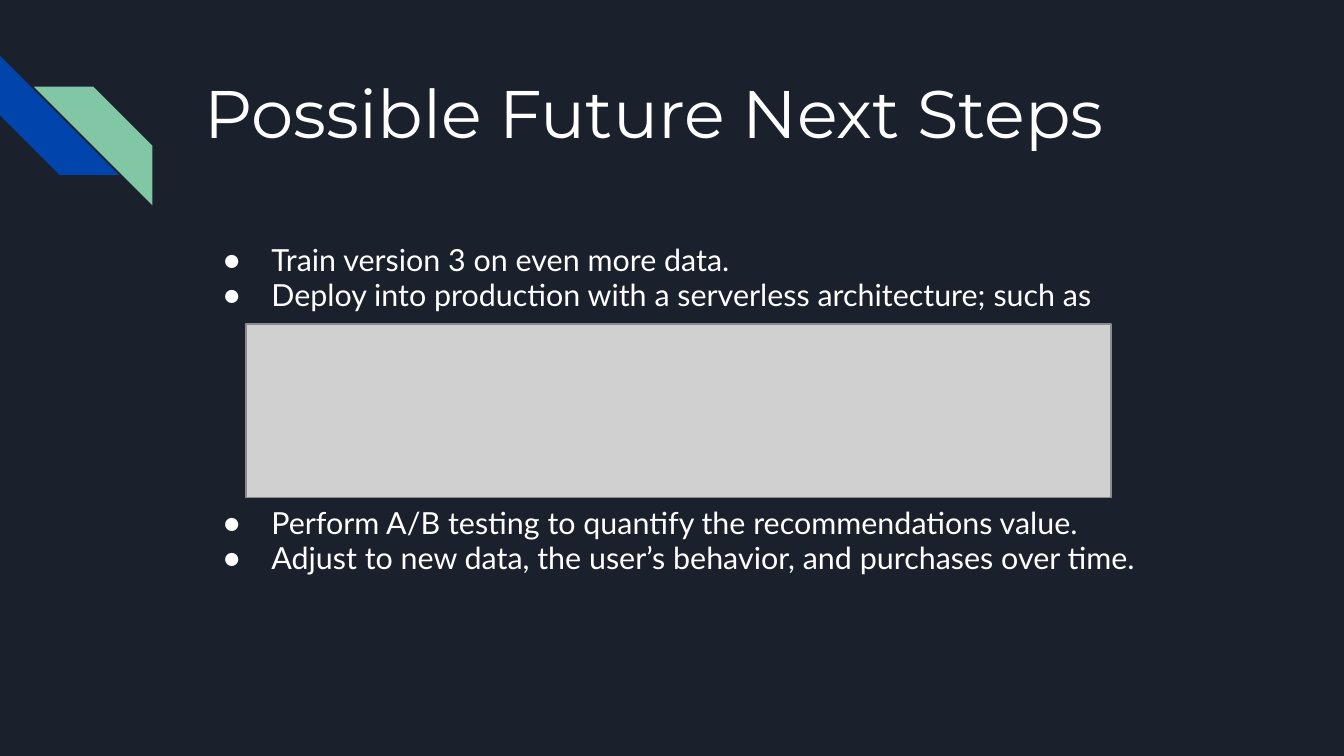
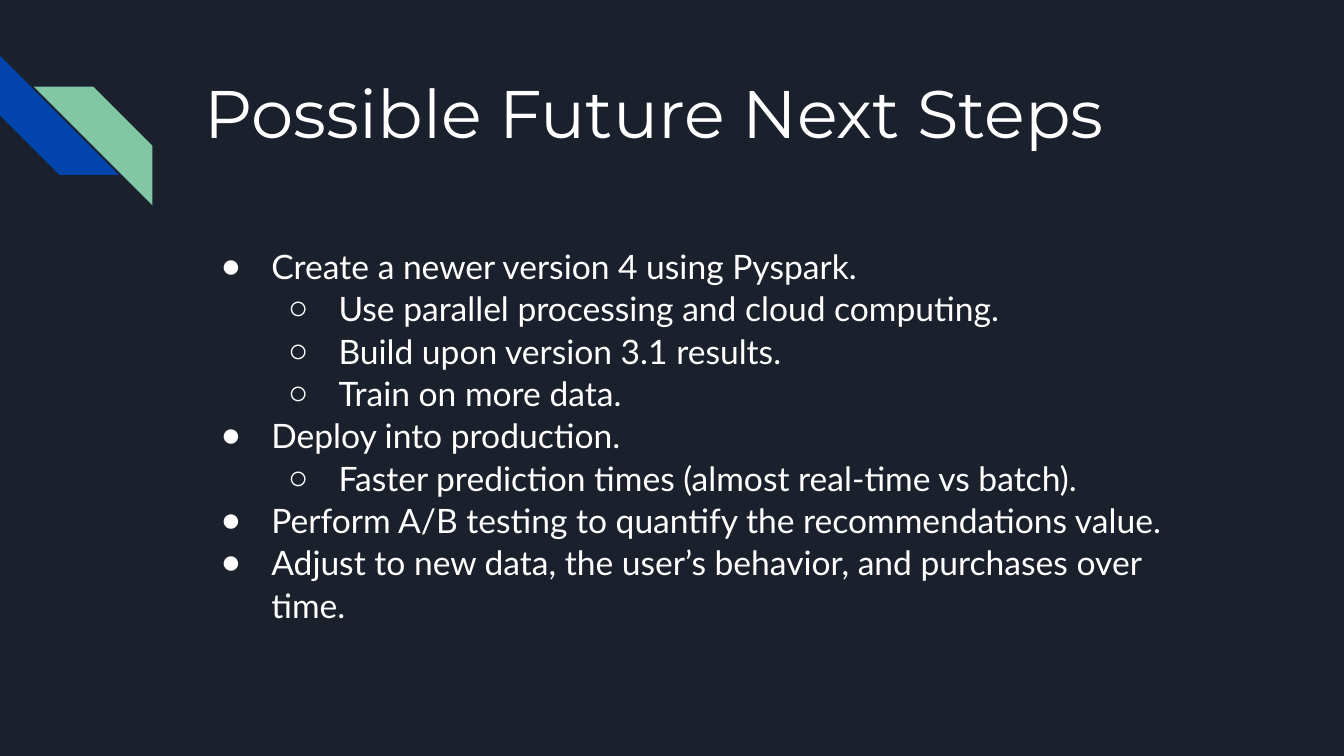
Before and after one commit to JasonCaldwellMBA/Grocery_Recommender, a slide deck: slide 18 of Grocery Recommendation System - Executive Presentation.pptx (slide 13 before the commit). Drawn at 1344x756 pixels with LibreOffice and Linux fonts; fonts in the diff are those of the drawing; grey boxes stand for pictures. Boxes give left, top, right and bottom in pixels: in the first picture for what was removed or moved away, otherwise in the second. Text is boxed around its words. In the diff, an @@ line names an element or a change of style, - is before the commit and + after.

```diff
--- a/Grocery Recommendation System - Executive Presentation.pptx
+++ b/Grocery Recommendation System - Executive Presentation.pptx
@@ text at (271,254,1076,497): text changed; size 16.3 to 18 pt @@
-● Train version 3 on even more data.
-● Deploy into production with a serverless architecture; such as
+● Create a newer version 4 using Pyspark.
+  ○ Use parallel processing and cloud computing.
+  ○ Build upon version 3.1 results.
+  ○ Train on more data.
+● Deploy into production.
+  ○ Faster prediction times (almost real-time vs batch).
@@ picture removed at (246,324,1111,497) @@
@@ text at (271,508,1161,619): size 16.3 to 18 pt in "Perform A/B testing to quantify the recommendations ...", "Adjust to new data, the user’s behavior, ..."; indent changed; line spacing 0.95 to 1.05; less space between paragraphs @@
```
Also in this commit, not shown: 8 other slides changed, 5 slides added, 1 other file.
